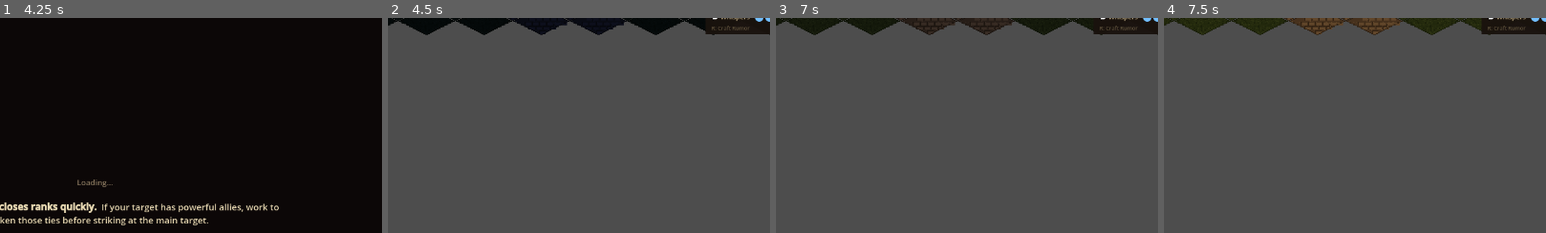
Above: before the commit, frames 1-4 (left to right).
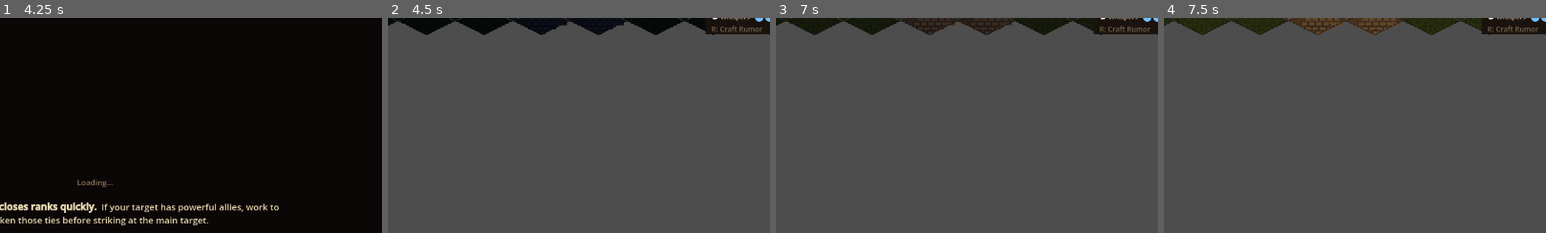
Above: after the commit, the same moments.

Repository: SrgtKillerSpark/Rumor-Mill
Game: Godot game, scene res://scenes/Main.tscn
Same seed, same stepped clock (60 frames per second), same inputs: the game is played once before the commit and once after it.
Inputs (mouse positions are % of the whole screen's width and height, from its top left):
- Up to frame 1 (4.25 s): click "Play" at 0.5 s; click "Next" at 1.25 s; click "Next" at 2 s; click "Begin" at 2.75 s; tap Enter at 3.5 s; move the mouse to (72, 45) at 3.52 s; hold S (camera_pan_down) from 3.53 s (still down); click (72, 45) at 3.67 s; tap Space at 3.77 s
- Up to frame 2 (4.5 s): release S (camera_pan_down) at 4.25 s; tap Space at 4.25 s; drag from (30, 55) to (45, 70) at 4.27 s
- Up to frame 3 (7 s): click "||" at 5 s; click "1×" at 5.75 s; click "3×" at 6.5 s
- Up to frame 4 (7.5 s): click "✕" at 7.25 s
The pictures show only the part of the screen within x 38-88%, y 6-56%; the shares and areas given below are measured in that part.

Frame 1 is identical in both runs. In frame 2, 0.2% of the frame differs, in the area x 84-98%, y 3-7%; in frame 3, 0.2%; in frame 4, 0.2%.

Commit message:
fix: demo accessibility — hint label sizes, keyboard focus, state name alignment (SPA-297)
- Bump 9px hint labels to 12px in Chapel/Manor/Tavern interiors and ReconHUD
- Increase alpha on translucent hint text in ReconHUD (0.65→0.85) and Journal (0.65→0.85)
- Add grab_focus on end screen tab switch, building interior open, and rumor panel step switch
- Align How-To-Play propagation table to show all 9 states with colorblind-safe icons

Co-Authored-By: Paperclip <noreply@paperclip.ing>

Diff:
--- a/rumor_mill/scenes/ChapelInterior.tscn
+++ b/rumor_mill/scenes/ChapelInterior.tscn
@@ -86,6 +86,6 @@
 
 [node name="HintLabel" type="Label" parent="Panel/Layout"]
 text = "Press E or click × to close"
-theme_override_font_sizes/font_size = 9
+theme_override_font_sizes/font_size = 12
 theme_override_colors/font_color = Color(0.52, 0.38, 0.18, 1.0)
 horizontal_alignment = 2
--- a/rumor_mill/scenes/Journal.tscn
+++ b/rumor_mill/scenes/Journal.tscn
@@ -230,5 +230,5 @@
 offset_right = -6.0
 offset_bottom = 0.0
 text = "F1-F4: Debug"
-theme_override_font_sizes/font_size = 10
-theme_override_colors/font_color = Color(0.48, 0.43, 0.32, 0.65)
+theme_override_font_sizes/font_size = 11
+theme_override_colors/font_color = Color(0.48, 0.43, 0.32, 0.85)
--- a/rumor_mill/scenes/ManorInterior.tscn
+++ b/rumor_mill/scenes/ManorInterior.tscn
@@ -86,6 +86,6 @@
 
 [node name="HintLabel" type="Label" parent="Panel/Layout"]
 text = "Press E or click × to close"
-theme_override_font_sizes/font_size = 9
+theme_override_font_sizes/font_size = 12
 theme_override_colors/font_color = Color(0.52, 0.38, 0.18, 1.0)
 horizontal_alignment = 2
--- a/rumor_mill/scenes/ReconHUD.tscn
+++ b/rumor_mill/scenes/ReconHUD.tscn
@@ -80,8 +80,8 @@
 
 [node name="KeyHintLabel" type="Label" parent="CounterPanel/VBox/KeyHintRow"]
 text = "R: Craft Rumor"
-theme_override_font_sizes/font_size = 9
-theme_override_colors/font_color = Color(0.50, 0.44, 0.32, 0.65)
+theme_override_font_sizes/font_size = 12
+theme_override_colors/font_color = Color(0.50, 0.44, 0.32, 0.85)
 
 [node name="FavorsRow" type="HBoxContainer" parent="CounterPanel/VBox"]
 visible = false
--- a/rumor_mill/scenes/TavernInterior.tscn
+++ b/rumor_mill/scenes/TavernInterior.tscn
@@ -86,6 +86,6 @@
 
 [node name="HintLabel" type="Label" parent="Panel/Layout"]
 text = "Press E or click × to close"
-theme_override_font_sizes/font_size = 9
+theme_override_font_sizes/font_size = 12
 theme_override_colors/font_color = Color(0.52, 0.38, 0.18, 1.0)
 horizontal_alignment = 2
--- a/rumor_mill/scripts/building_interior.gd
+++ b/rumor_mill/scripts/building_interior.gd
@@ -39,6 +39,8 @@
 	_overlay.visible = true
 	_panel.visible   = true
 	_open = true
+	if _close_btn != null:
+		_close_btn.call_deferred("grab_focus")
 
 
 func close_interior() -> void:
--- a/rumor_mill/scripts/end_screen.gd
+++ b/rumor_mill/scripts/end_screen.gd
@@ -892,6 +892,8 @@
 		_results_container.visible = true
 	if _replay_container != null:
 		_replay_container.visible = false
+	if _tab_results != null:
+		_tab_results.call_deferred("grab_focus")
 
 
 func _show_tab_replay() -> void:
@@ -901,6 +903,8 @@
 		_results_container.visible = false
 	if _replay_container != null:
 		_replay_container.visible = true
+	if _tab_replay != null:
+		_tab_replay.call_deferred("grab_focus")
 
 
 ## Populate the Replay tab with analytics data from ScenarioAnalytics.
--- a/rumor_mill/scripts/how_to_play.gd
+++ b/rumor_mill/scripts/how_to_play.gd
@@ -350,11 +350,15 @@
 	vbox.add_child(_make_body("  Seeded rumors spread NPC-to-NPC through the social graph. Track via the Social Graph overlay (G)."))
 	vbox.add_child(_make_table_header("State", "Meaning"))
 	var prop_rows := [
-		["Evaluating",   "NPC is deciding whether to believe it"],
-		["Spreading",    "NPC is actively passing it on"],
-		["Stalling",     "NPC heard it but is not spreading further"],
-		["Contradicted", "Conflicting information reached this NPC"],
-		["Expired",      "Rumor has run its natural course"],
+		["○ Unaware",      "NPC has not heard this rumor yet"],
+		["◇ Evaluating",   "NPC is deciding whether to believe it"],
+		["✓ Believes",     "NPC believes the rumor but is not yet spreading it"],
+		["▶ Spreading",    "NPC is actively passing it on"],
+		["★ Acting",       "NPC is taking action based on the rumor"],
+		["✕ Rejecting",    "NPC heard it but refused to believe it"],
+		["⚡ Contradicted", "Conflicting information reached this NPC"],
+		["— Expired",      "Rumor has run its natural course"],
+		["◆ Defending",    "NPC is actively defending the rumor's target"],
 	]
 	for i in prop_rows.size():
 		vbox.add_child(_make_table_row(prop_rows[i][0], prop_rows[i][1], i % 2 == 1))
--- a/rumor_mill/scripts/rumor_panel.gd
+++ b/rumor_mill/scripts/rumor_panel.gd
@@ -213,6 +213,14 @@
 			_rebuild_claim_list()
 		PANEL_SEED:
 			_rebuild_seed_list()
+
+	# Grab keyboard focus on the primary nav button for the active panel.
+	if idx == PANEL_SUBJECT:
+		if _btn_next != null:
+			_btn_next.call_deferred("grab_focus")
+	else:
+		if _btn_back != null:
+			_btn_back.call_deferred("grab_focus")
 
 
 # ── Nav callbacks ─────────────────────────────────────────────────────────────
